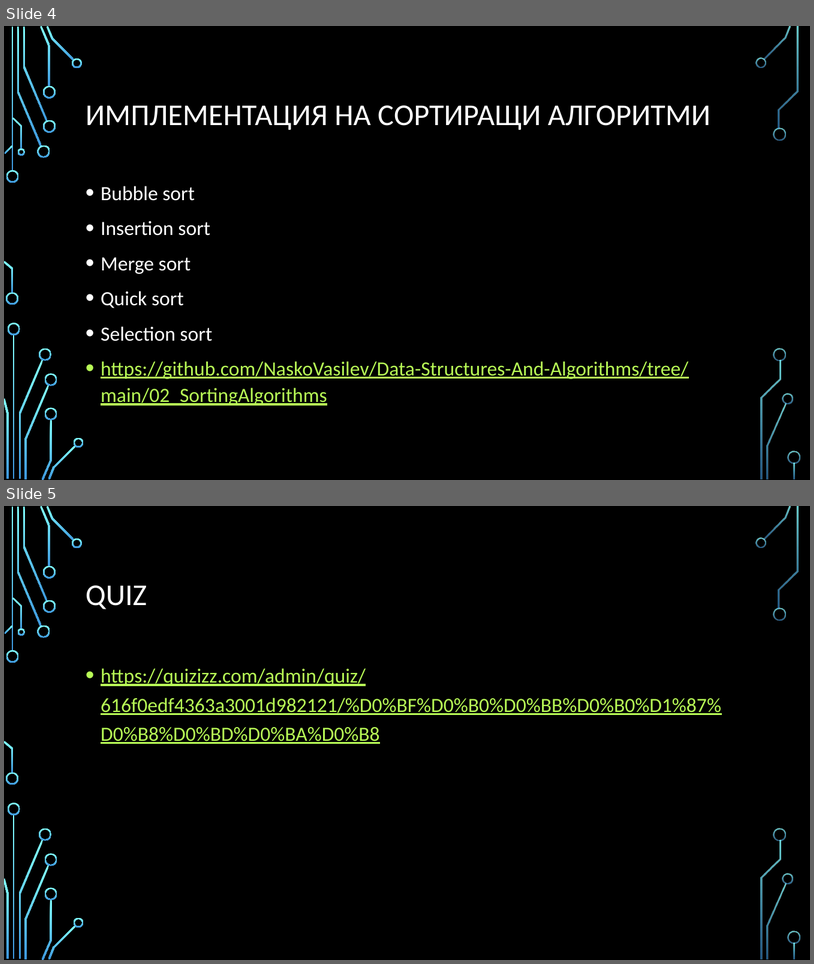
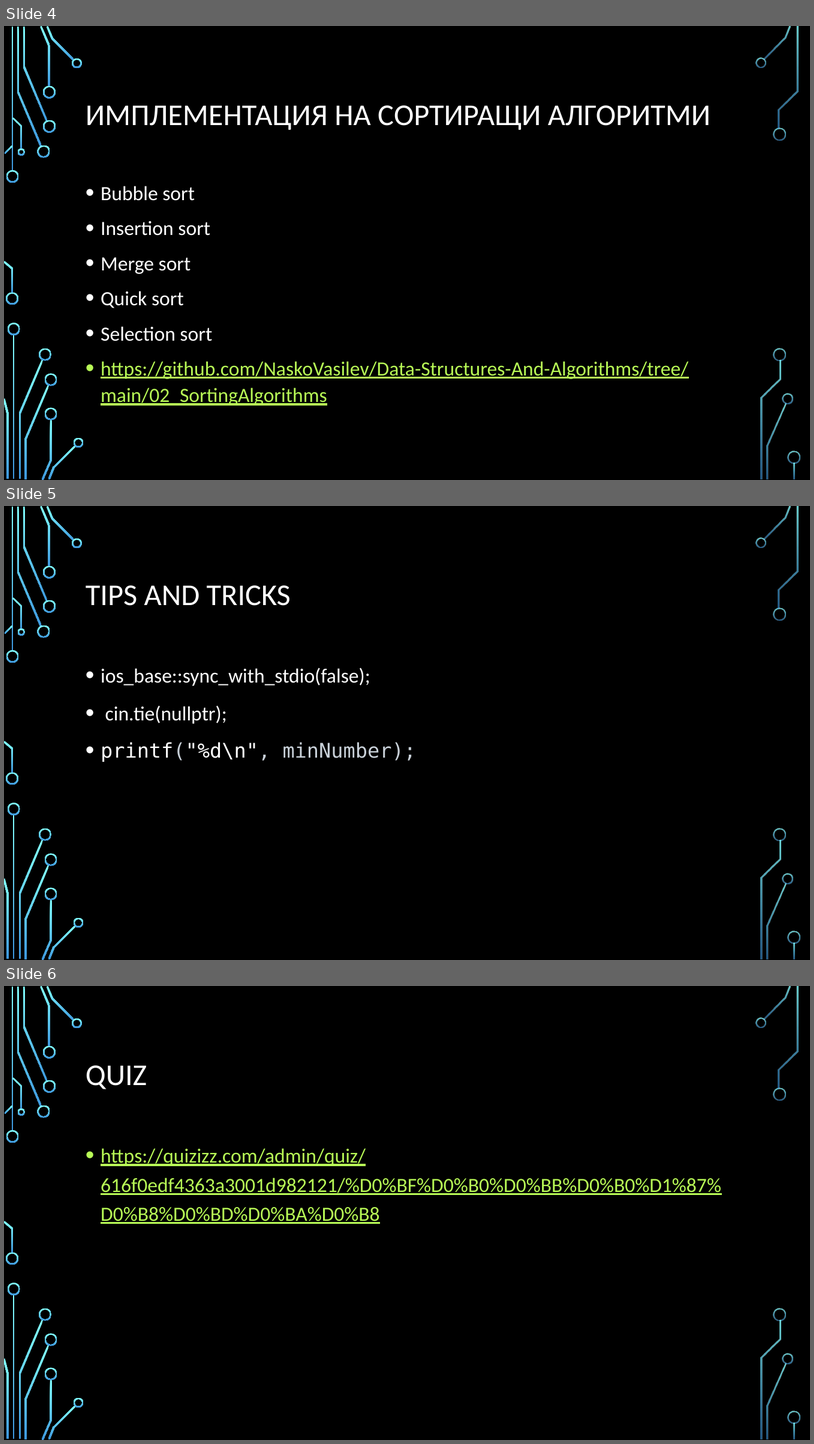
Before and after one commit to NaskoIT/SDA_2022-2023, a slide deck: 02_Sorting_Algorithms/Nasko/02_Sorting algorithms.pptx. Shown one above the other, each under a label of ours: slides 4 and 5 before the commit, slides 4, 5 and 6 after it. The pictures are 814x964 and 814x1444 pixels, drawn with LibreOffice and Linux fonts; fonts in the diff are those of the drawing; background and template pictures are left out. Boxes give left, top, right and bottom in pixels: in the first picture for what was removed or moved away, otherwise in the second. Text is boxed around its words. In the diff, an @@ line names an element or a change of style, - is before the commit and + after.

```diff
--- a/02_Sorting_Algorithms/Nasko/02_Sorting algorithms.pptx
+++ b/02_Sorting_Algorithms/Nasko/02_Sorting algorithms.pptx
@@ slide 5 added at (x1=4, y1=506, x2=810, y2=960), background picture (left out); not listed: 36 template elements that a slide beside it also shows @@
@@ title added at (x1=86, y1=585, x2=291, y2=606), 36 pt, text #FFFFFF @@
+TIPS AND TRICKS
@@ text added at (x1=101, y1=667, x2=416, y2=762), 24 pt, text #FFFFFF @@
+• ios_base::sync_with_stdio(false);
+• cin.tie(nullptr);
+• printf("%d\n", minNumber);
@@ what was slide 5 is now slide 6 @@
```
Also in this commit, not shown: 1 slide changed, 1 other slide added, 1 other file.
